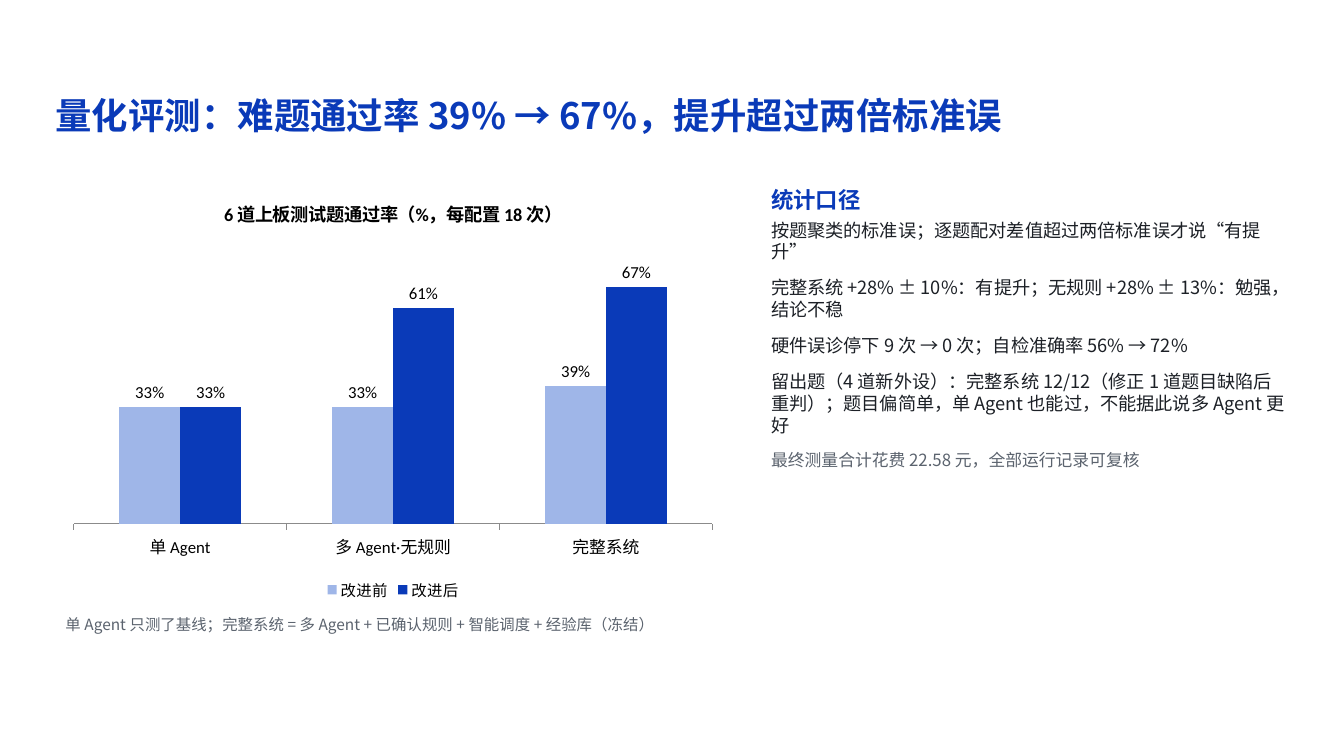
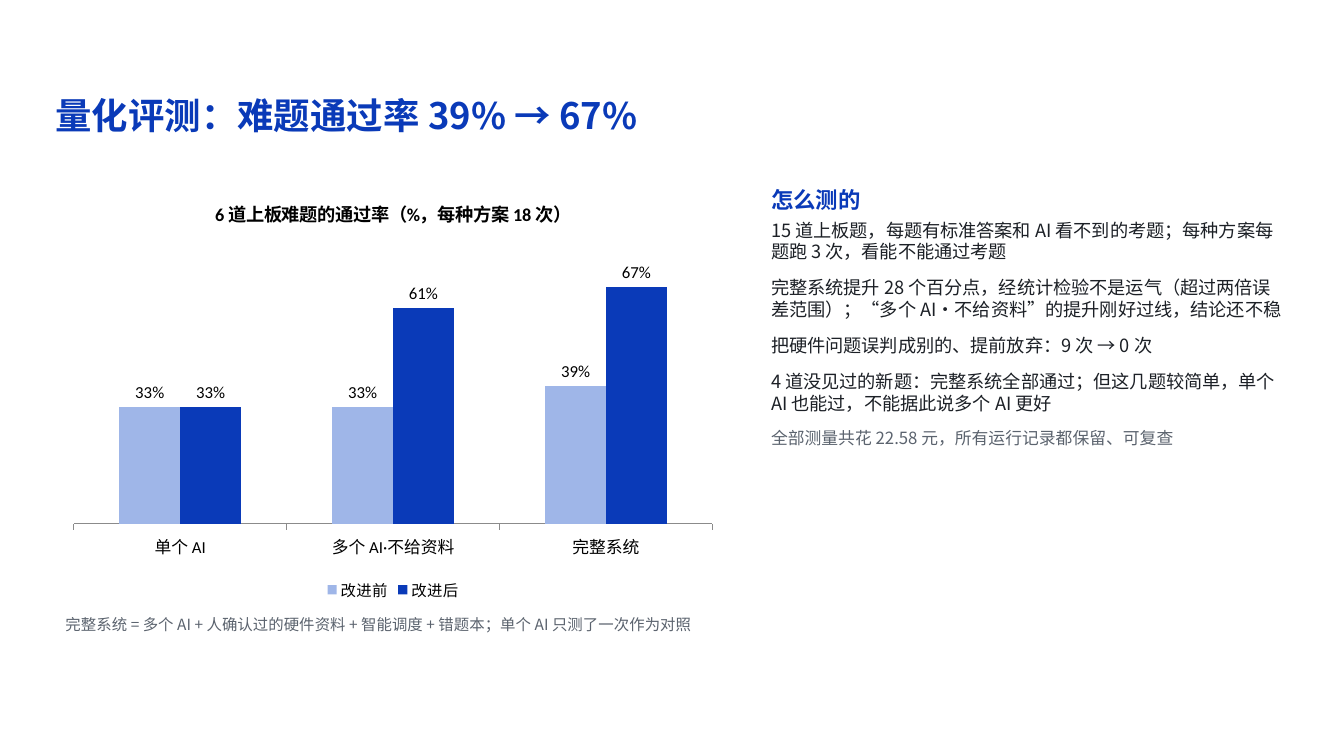
Before and after one commit to z-xxkk/firmforge, a slide deck: slide 14 of submission/方案讲解.pptx. Drawn at 1344x756 pixels with LibreOffice and Linux fonts; fonts in the diff are those of the drawing; background and template pictures are left out. Boxes give left, top, right and bottom in pixels: in the first picture for what was removed or moved away, otherwise in the second. Text is boxed around its words. In the diff, an @@ line names an element or a change of style, - is before the commit and + after.

```diff
--- a/submission/方案讲解.pptx
+++ b/submission/方案讲解.pptx
@@ text at box(55, 98, 637, 133): text changed @@
-量化评测：难题通过率 39% → 67%，提升超过两倍标准误
+量化评测：难题通过率 39% → 67%
@@ column chart at box(60, 181, 726, 605) @@
@@ title "6 道上板测试题通过率（%，每配置 18 次）" to "6 道上板难题的通过率（%，每种方案 18 次）" @@
-categories: 单 Agent, 多 Agent·无规则, 完整系统
+categories: 单个 AI, 多个 AI·不给资料, 完整系统
@@ text at box(771, 189, 1281, 446): text changed @@
-统计口径
-按题聚类的标准误；逐题配对差值超过两倍标准误才说“有提升”
-完整系统 +28% ± 10%：有提升；无规则 +28% ± 13%：勉强，结论不稳
-硬件误诊停下 9 次 → 0 次；自检准确率 56% → 72%
-留出题（4 道新外设）：完整系统 12/12（修正 1 道题目缺陷后重判）；题目偏简单，单 Agent 也能过，不能据此说多 Agent 更好
-最终测量合计花费 22.58 元，全部运行记录可复核
+怎么测的
+15 道上板题，每题有标准答案和 AI 看不到的考题；每种方案每题跑 3 次，看能不能通过考题
+完整系统提升 28 个百分点，经统计检验不是运气（超过两倍误差范围）；“多个 AI·不给资料”的提升刚好过线，结论还不稳
+把硬件问题误判成别的、提前放弃：9 次 → 0 次
+4 道没见过的新题：完整系统全部通过；但这几题较简单，单个 AI 也能过，不能据此说多个 AI 更好
+全部测量共花 22.58 元，所有运行记录都保留、可复查
@@ text at box(65, 617, 691, 633): text changed @@
-单 Agent 只测了基线；完整系统 = 多 Agent + 已确认规则 + 智能调度 + 经验库（冻结）
+完整系统 = 多个 AI + 人确认过的硬件资料 + 智能调度 + 错题本；单个 AI 只测了一次作为对照
```
Also in this commit, not shown: 13 other slides changed, 1 slide added, 1 slide removed, 1 other file.
